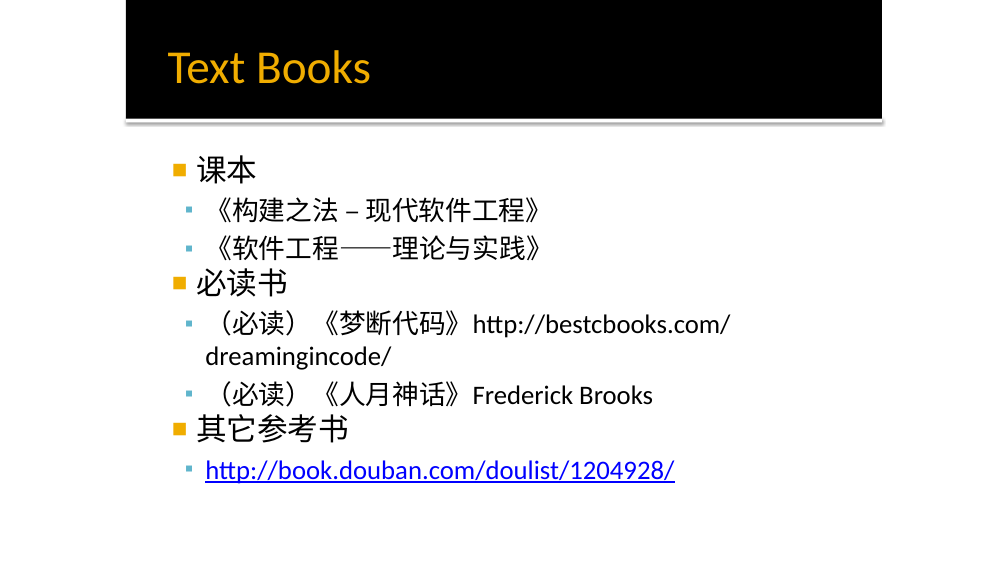
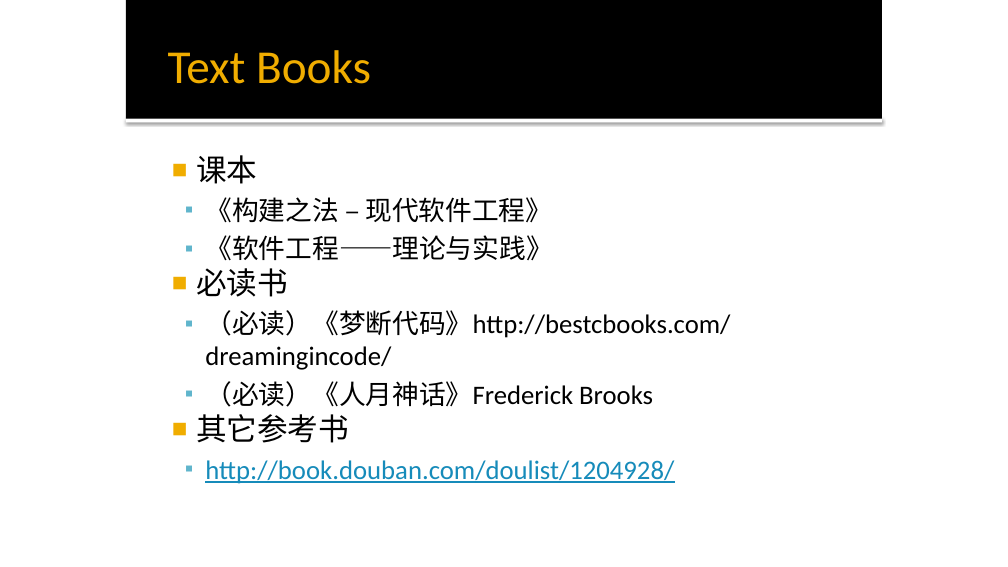
Before and after one commit to mengning/se, a slide deck: slide 18 of ppt/软件工程-码农的自我修养.pptx. Drawn at 1008x567 pixels with LibreOffice and Linux fonts; fonts in the diff are those of the drawing. Boxes give left, top, right and bottom in pixels: in the first picture for what was removed or moved away, otherwise in the second. Text is boxed around its words. In the diff, an @@ line names an element or a change of style, - is before the commit and + after.

```diff
--- a/ppt/软件工程-码农的自我修养.pptx
+++ b/ppt/软件工程-码农的自我修养.pptx
@@ text at [205, 460, 674, 484]: text colour #0000FF to #168BBA in "http://book.douban.com/doulist/1204928/" @@
```
Also in this commit, not shown: 6 other slides changed, 1 other file.
